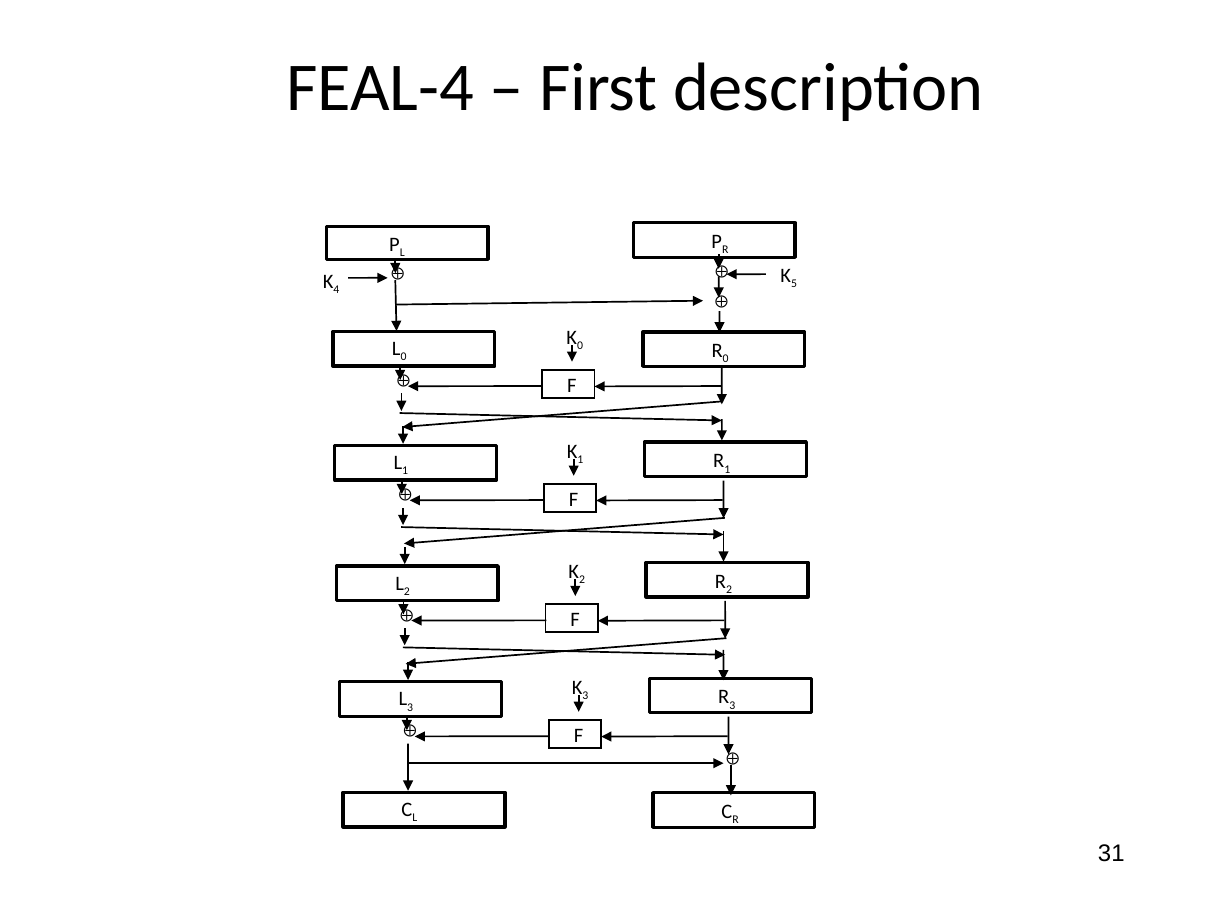
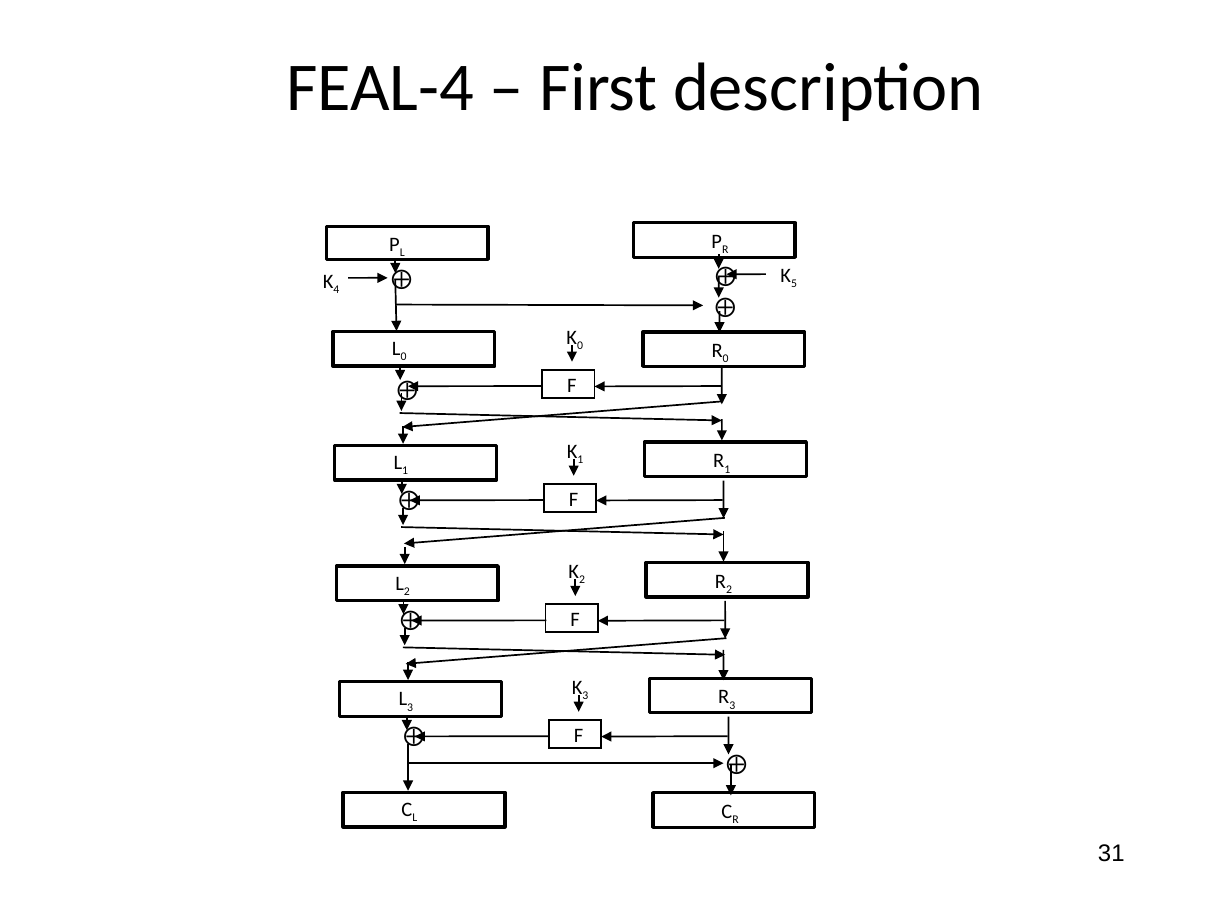
Before and after one commit to jlmucb/class_notes, a slide deck: slide 31 of BerkeleyClass/CS290Spring2013/Lectures/Cryptoclass4.pptx. Drawn at 1232x924 pixels with LibreOffice and Linux fonts; fonts in the diff are those of the drawing. Boxes give left, top, right and bottom in pixels: in the first picture for what was removed or moved away, otherwise in the second. Text is boxed around its words. In the diff, an @@ line names an element or a change of style, - is before the commit and + after.

```diff
--- a/BerkeleyClass/CS290Spring2013/Lectures/Cryptoclass4.pptx
+++ b/BerkeleyClass/CS290Spring2013/Lectures/Cryptoclass4.pptx
@@ arrow moved from (395, 304) - (703, 301) to (395, 304) - (703, 306) @@
@@ size 7.5 to 12 pt in 8 elements at [388, 600, 420, 637], [392, 716, 424, 753], [715, 744, 747, 781], [703, 287, 736, 324], [703, 256, 736, 293], [379, 259, 411, 296], [387, 480, 419, 517], [386, 370, 418, 407] @@
```
Also in this commit, not shown: 13 other slides changed, 1 slide added.
